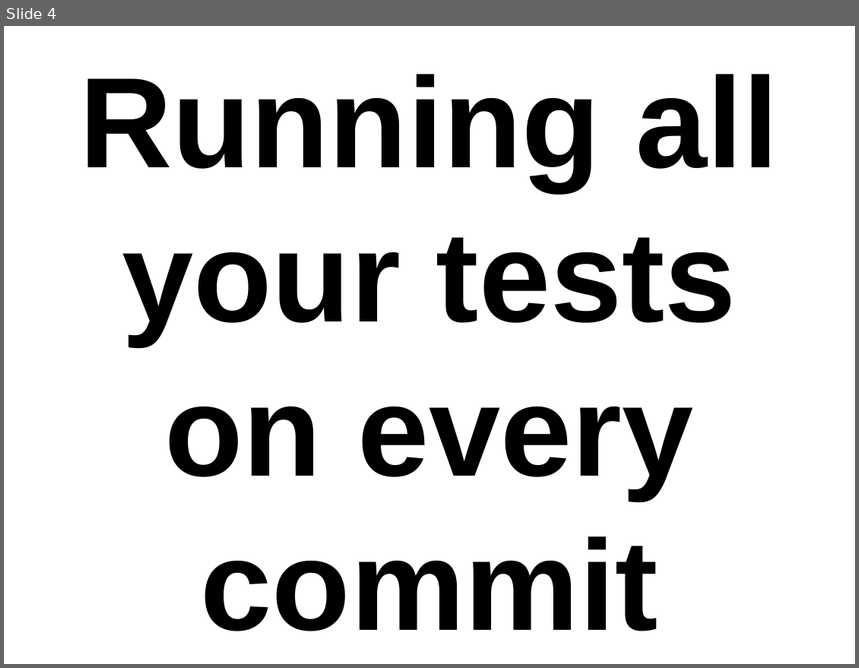
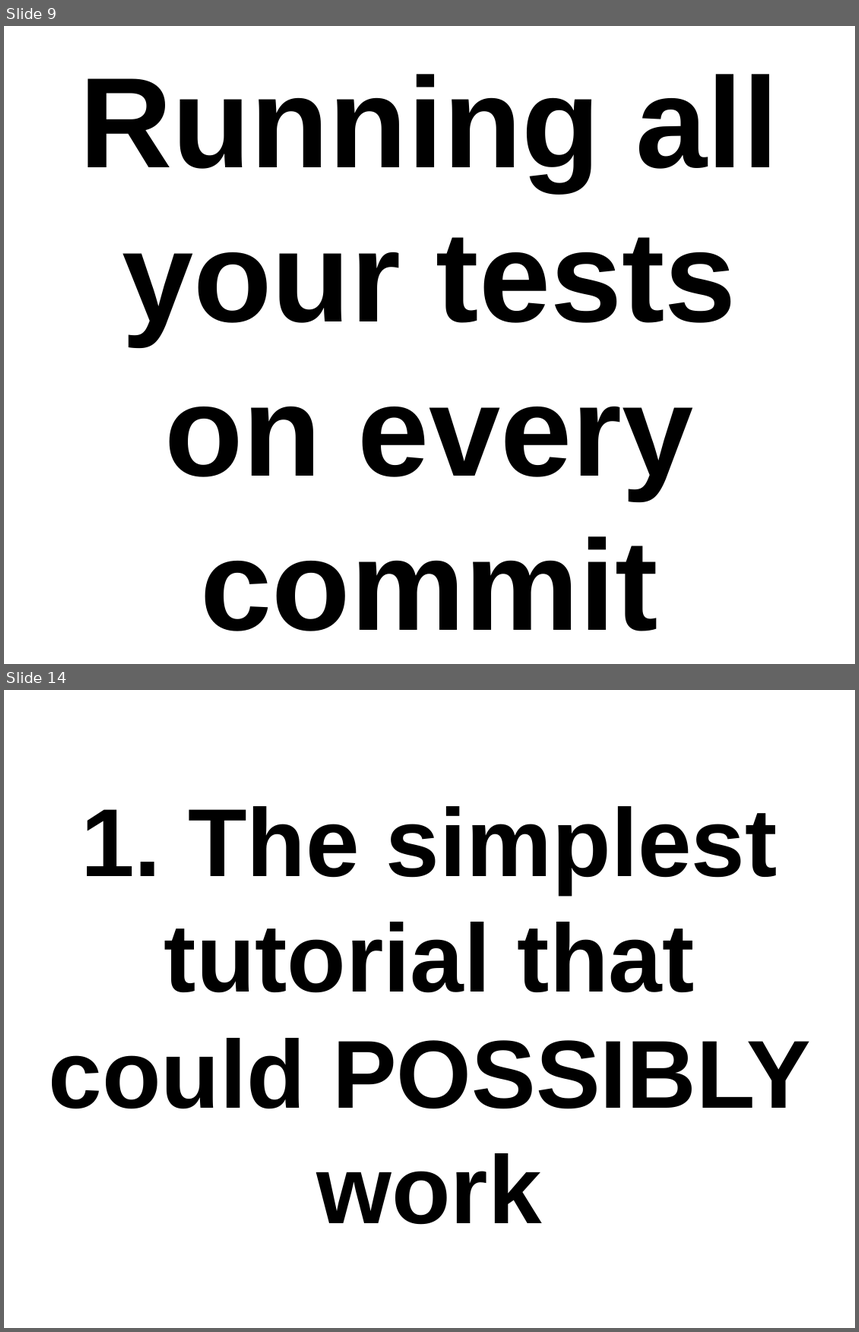
Before and after one commit to thewoolleyman/ci_for_the_rails_guy_or_gal, a slide deck: presentation/ci_for_the_web_2.0_guy_or_gal.odp. Shown one above the other, each under a label of ours: slide 4 before the commit, slides 9 and 14 after it; the slides between them are not shown. The pictures are 859x668 and 859x1332 pixels, drawn with LibreOffice and Linux fonts; fonts in the diff are those of the drawing. Boxes give left, top, right and bottom in pixels: in the first picture for what was removed or moved away, otherwise in the second. Text is boxed around its words. In the diff, an @@ line names an element or a change of style, - is before the commit and + after.

```diff
--- a/presentation/ci_for_the_web_2.0_guy_or_gal.odp
+++ b/presentation/ci_for_the_web_2.0_guy_or_gal.odp
@@ slide 14 added at box(4, 690, 855, 1328), background #FFFFFF @@
@@ title added at box(49, 806, 811, 1225), 90 pt, text #000000, bold @@
+1. The simplest tutorial that could POSSIBLY work
@@ what was slide 4 is now slide 9 @@
```
Also in this commit, not shown: 20 other slides added, 1 slide removed.
